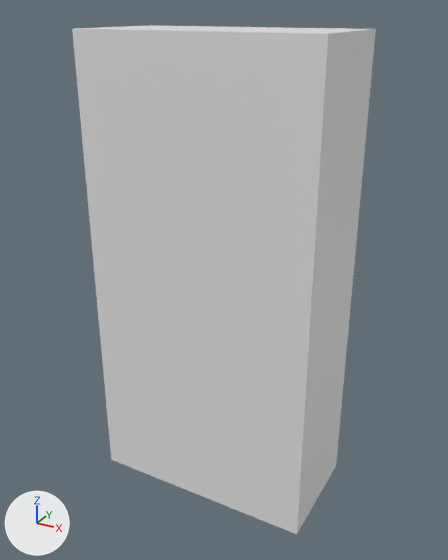
Renders of the FBX model JN2018_04/Assets/Environment/Mesh/SM_Storage_AG.FBX from each side of a commit.
Both versions are drawn from a camera (50 mm lens) standing at (1.19, -2.16, 2.07) and looking at (0.01, 0.0, 0.99). The lights are fixed; the arrows at lower left show +X, +Y and +Z. Where no turn or scale is listed for an object, it has been applied to the vertices.

Names of what the first picture shows: 'SM_Storage_AG'.
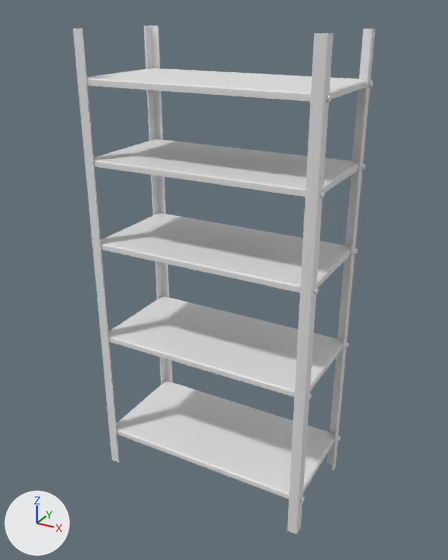
What differs and where, as boxes (x1, y1, x2, y2) in the pictures (448 x 560 px):
'SM_Storage_AG', reshaped
    before: (72, 25, 376, 534)
    after: (73, 25, 375, 534)
part 1 of me_mesh, added
    after: (73, 25, 375, 534)

The edits, one by one:
me_mesh is used by ob_sm_storage_ag; location (0.0, 0.0, 0.0).
me_mesh had 8 vertices, 6 faces and spanned x -0.5..0.5, y -0.25..0.25, z 0.0..2.0.
me_mesh now has 420 vertices, 644 faces and spans x -0.51..0.51, y -0.25..0.25, z 0.0..2.0.
me_mesh part 1: 412 vertices added at x -0.51..0.51, y -0.25..0.25, z 0.0..2.0.
